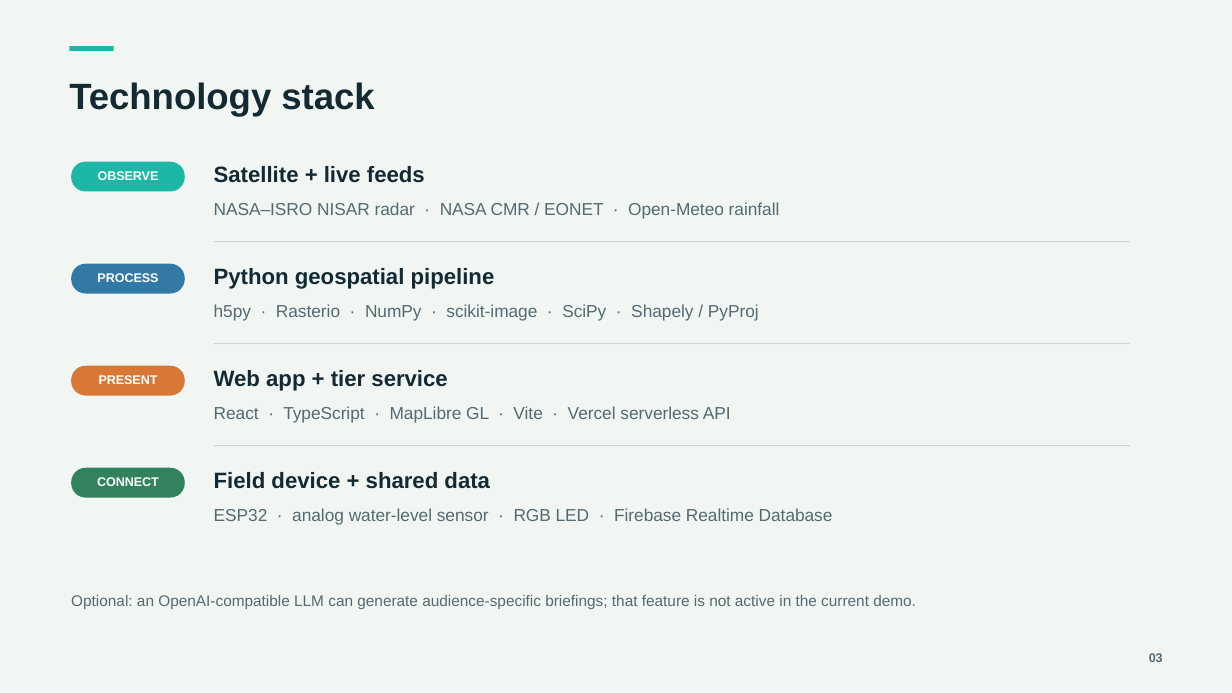
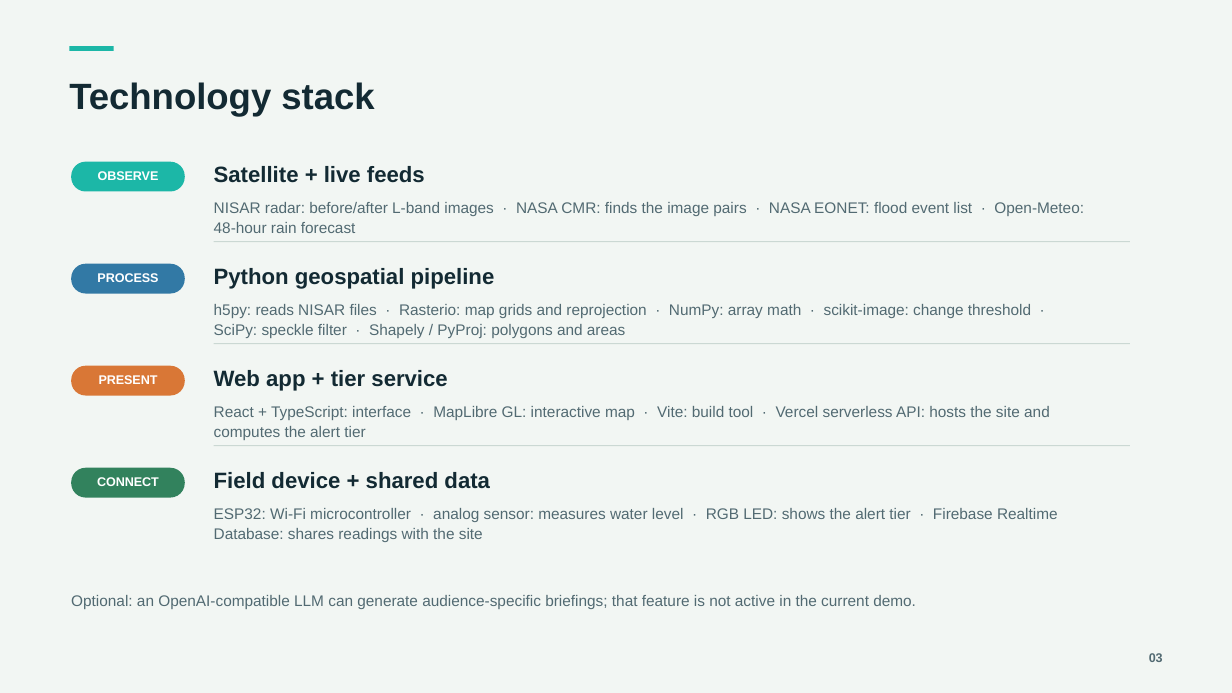
Before and after one commit to Virhamand/TerraWatch-Radar-Flood-Alerts, a slide deck: slide 3 of docs/TerraWatch_Project_Overview.pptx. Drawn at 1232x693 pixels with LibreOffice and Linux fonts; fonts in the diff are those of the drawing. Boxes give left, top, right and bottom in pixels: in the first picture for what was removed or moved away, otherwise in the second. Text is boxed around its words. In the diff, an @@ line names an element or a change of style, - is before the commit and + after.

```diff
--- a/docs/TerraWatch_Project_Overview.pptx
+++ b/docs/TerraWatch_Project_Overview.pptx
@@ text at <box>214,202,1084,233</box>: text changed; size 13.5 to 12 pt @@
-NASA–ISRO NISAR radar · NASA CMR / EONET · Open-Meteo rainfall
+NISAR radar: before/after L-band images · NASA CMR: finds the image pairs · NASA EONET: flood event list · Open-Meteo: 48-hour rain forecast
@@ text at <box>214,304,1031,338</box>: text changed; size 13.5 to 12 pt @@
-h5py · Rasterio · NumPy · scikit-image · SciPy · Shapely / PyProj
+h5py: reads NISAR files · Rasterio: map grids and reprojection · NumPy: array math · scikit-image: change threshold · SciPy: speckle filter · Shapely / PyProj: polygons and areas
@@ text at <box>214,406,1050,440</box>: text changed; size 13.5 to 12 pt @@
-React · TypeScript · MapLibre GL · Vite · Vercel serverless API
+React + TypeScript: interface · MapLibre GL: interactive map · Vite: build tool · Vercel serverless API: hosts the site and computes the alert tier
@@ text at <box>214,508,1058,542</box>: text changed; size 13.5 to 12 pt @@
-ESP32 · analog water-level sensor · RGB LED · Firebase Realtime Database
+ESP32: Wi-Fi microcontroller · analog sensor: measures water level · RGB LED: shows the alert tier · Firebase Realtime Database: shares readings with the site
```
Also in this commit, not shown: 1 other slide changed.
